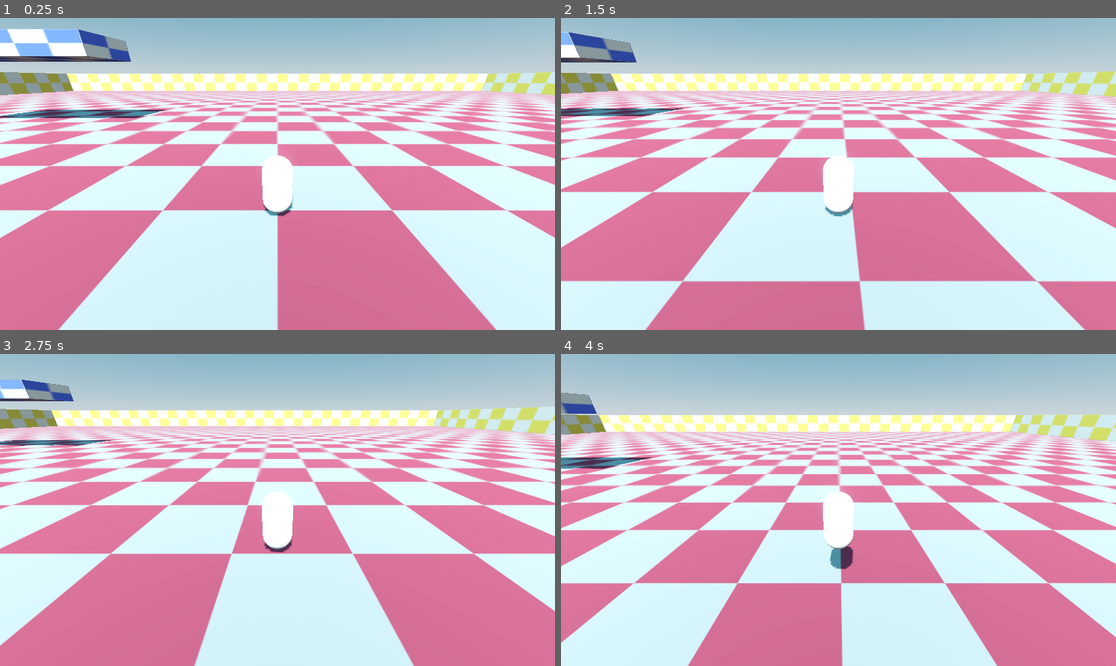
Above: before the commit, frames 1-4 (two rows, left to right).
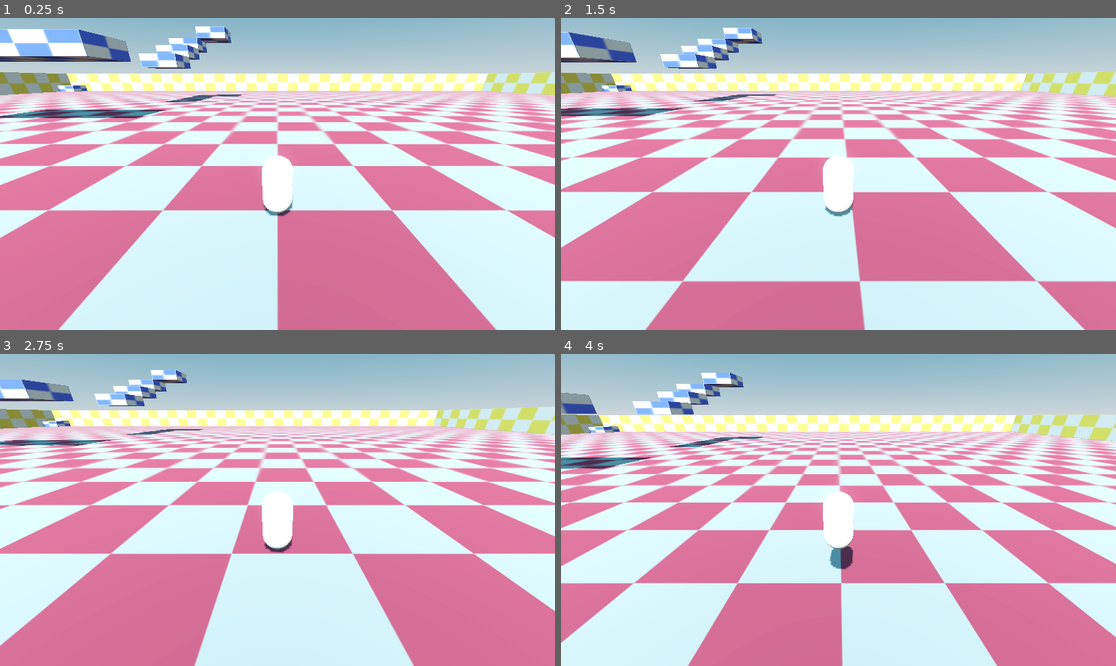
Above: after the commit, the same moments.

Repository: Mettle0/Treasure_Hunter
Game: Godot game, scene res://level.tscn
Two runs of this game, one before a commit and one after it. Both use one fixed random seed, a clock stepped at 60 frames per second and the inputs below.
Inputs (mouse positions are in pixels of both pictures, inside the frame that each line leads up to):
- Up to frame 1 (0.25 s): no input
- Up to frame 2 (1.5 s): tap Enter at 0.5 s; move the mouse to (960, 158) at 0.52 s; hold D (right) 0.53-1.28 s; tap Space (jump) at 0.77 s; move the mouse to (727, 189) at 1.27 s; hold S (backward) from 1.28 s (still down)
- Up to frame 3 (2.75 s): tap Space (jump) at 1.52 s; move the mouse to (333, 441) at 2.02 s; release S (backward) at 2.03 s; hold D (right) from 2.03 s (still down)
- Up to frame 4 (4 s): move the mouse to (810, 572) at 2.77 s; release D (right) at 2.78 s; hold W (forward) 2.78-3.53 s; tap Space (jump) at 3.02, 3.77 s; move the mouse to (1005, 556) at 3.52 s; hold A (left) from 3.53 s (still down)

The runs differ from the first frame. In frame 1, 1.4% of the frame differs, in the area x 10-44%, y 2-27%; in frame 2, 1.4%; in frame 3, 1.1%; in frame 4, 1.5%, in the area x 4-37%, y 6-31%.

Commit message:
Update level.tscn

Diff:
--- a/level.tscn
+++ b/level.tscn
@@ -156,6 +156,16 @@
 size = Vector3(6, 2, 6)
 material = SubResource("StandardMaterial3D_km5ld")
 
+[node name="CSGBox3D8" type="CSGBox3D" parent="BetaMap001/BetaMap_001 Platforms"]
+transform = Transform3D(1, 0, 0, 0, 1, 0, 0, 0, 1, -73, 1, 72)
+size = Vector3(6, 2, 6)
+material = SubResource("StandardMaterial3D_km5ld")
+
+[node name="CSGBox3D9" type="CSGBox3D" parent="BetaMap001/BetaMap_001 Platforms"]
+transform = Transform3D(1, 0, 0, 0, 1, 0, 0, 0, 1, -77, 1, -77)
+size = Vector3(6, 2, 6)
+material = SubResource("StandardMaterial3D_km5ld")
+
 [node name="CollisionShape3D" type="CollisionShape3D" parent="BetaMap001/BetaMap_001 Platforms"]
 transform = Transform3D(6, 0, 0, 0, 2, 0, 0, 0, 6, -50, 1, 0)
 shape = SubResource("BoxShape3D_i2t4f")
@@ -183,3 +193,67 @@
 [node name="CollisionShape3D7" type="CollisionShape3D" parent="BetaMap001/BetaMap_001 Platforms"]
 transform = Transform3D(6, 0, 0, 0, 2, 0, 0, 0, 6, -20, 7, -18)
 shape = SubResource("BoxShape3D_i2t4f")
+
+[node name="CSGBox3D10" type="CSGBox3D" parent="BetaMap001/BetaMap_001 Platforms"]
+transform = Transform3D(1, 0, 0, 0, 1, 0, 0, 0, 1, -20, 7, -36)
+size = Vector3(6, 2, 6)
+material = SubResource("StandardMaterial3D_km5ld")
+
+[node name="CollisionShape3D10" type="CollisionShape3D" parent="BetaMap001/BetaMap_001 Platforms"]
+transform = Transform3D(6, 0, 0, 0, 2, 0, 0, 0, 6, -20, 7, -36)
+shape = SubResource("BoxShape3D_i2t4f")
+
+[node name="CSGBox3D11" type="CSGBox3D" parent="BetaMap001/BetaMap_001 Platforms"]
+transform = Transform3D(1, 0, 0, 0, 1, 0, 0, 0, 1, -20, 9, -42)
+size = Vector3(6, 2, 6)
+material = SubResource("StandardMaterial3D_km5ld")
+
+[node name="CollisionShape3D11" type="CollisionShape3D" parent="BetaMap001/BetaMap_001 Platforms"]
+transform = Transform3D(6, 0, 0, 0, 2, 0, 0, 0, 6, -20, 9, -42)
+shape = SubResource("BoxShape3D_i2t4f")
+
+[node name="CSGBox3D12" type="CSGBox3D" parent="BetaMap001/BetaMap_001 Platforms"]
+transform = Transform3D(1, 0, 0, 0, 1, 0, 0, 0, 1, -20, 11, -48)
+size = Vector3(6, 2, 6)
+material = SubResource("StandardMaterial3D_km5ld")
+
+[node name="CollisionShape3D12" type="CollisionShape3D" parent="BetaMap001/BetaMap_001 Platforms"]
+transform = Transform3D(6, 0, 0, 0, 2, 0, 0, 0, 6, -20, 11, -48)
+shape = SubResource("BoxShape3D_i2t4f")
+
+[node name="CSGBox3D13" type="CSGBox3D" parent="BetaMap001/BetaMap_001 Platforms"]
+transform = Transform3D(1, 0, 0, 0, 1, 0, 0, 0, 1, -14, 13, -48)
+size = Vector3(6, 2, 6)
+material = SubResource("StandardMaterial3D_km5ld")
+
+[node name="CollisionShape3D13" type="CollisionShape3D" parent="BetaMap001/BetaMap_001 Platforms"]
+transform = Transform3D(6, 0, 0, 0, 2, 0, 0, 0, 6, -14, 13, -48)
+shape = SubResource("BoxShape3D_i2t4f")
+
+[node name="CollisionShape3D8" type="CollisionShape3D" parent="BetaMap001/BetaMap_001 Platforms"]
+transform = Transform3D(6, 0, 0, 0, 2, 0, 0, 0, 6, -73, 1, 72)
+shape = SubResource("BoxShape3D_i2t4f")
+
+[node name="CollisionShape3D9" type="CollisionShape3D" parent="BetaMap001/BetaMap_001 Platforms"]
+transform = Transform3D(6, 0, 0, 0, 2, 0, 0, 0, 6, -77, 1, -77)
+shape = SubResource("BoxShape3D_i2t4f")
+
+[node name="SpawnPoints" type="Node3D" parent="."]
+
+[node name="Spawn_01" type="Node3D" parent="SpawnPoints"]
+transform = Transform3D(1, 0, 0, 0, 1, 0, 0, 0, 1, -50, 4, 0)
+
+[node name="Spawn_02" type="Node3D" parent="SpawnPoints"]
+transform = Transform3D(1, 0, 0, 0, 1, 0, 0, 0, 1, -50, 9, -18)
+
+[node name="Spawn_03" type="Node3D" parent="SpawnPoints"]
+transform = Transform3D(1, 0, 0, 0, 1, 0, 0, 0, 1, -20, 9, -18)
+
+[node name="Spawn_04" type="Node3D" parent="SpawnPoints"]
+transform = Transform3D(1, 0, 0, 0, 1, 0, 0, 0, 1, -14, 15, -48)
+
+[node name="Spawn_05" type="Node3D" parent="SpawnPoints"]
+transform = Transform3D(1, 0, 0, 0, 1, 0, 0, 0, 1, -77, 3, -77)
+
+[node name="Spawn_06" type="Node3D" parent="SpawnPoints"]
+transform = Transform3D(1, 0, 0, 0, 1, 0, 0, 0, 1, -73, 3, 72)
